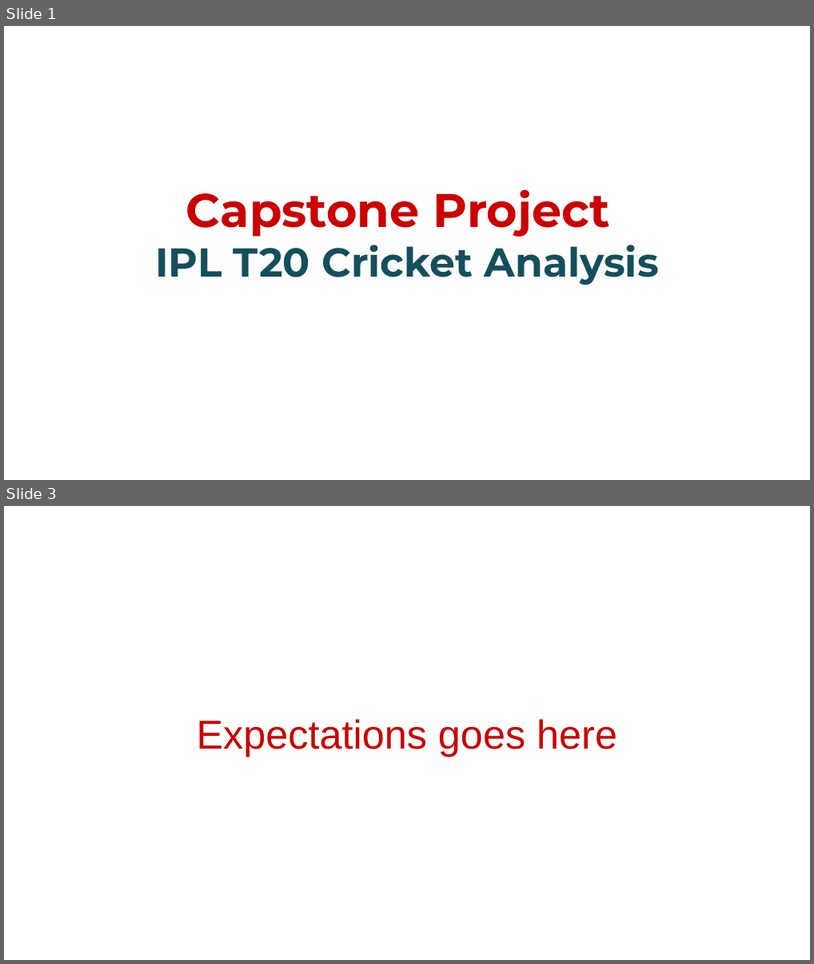
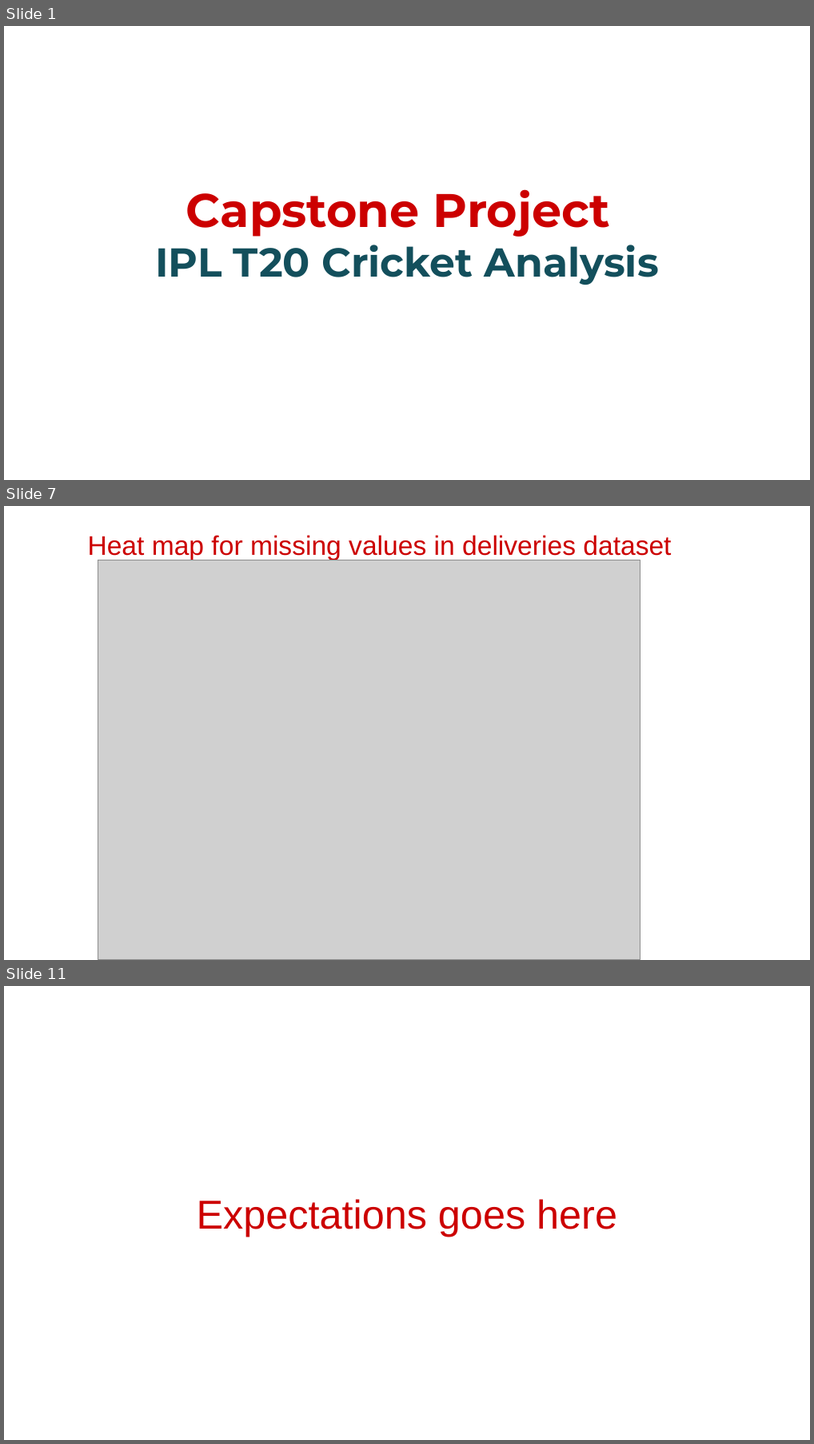
Before and after one commit to Pradip240/IPL-T20-Cricket-Analysis, a slide deck: CapstoneProjectPresentation.pptx. Shown one above the other, each under a label of ours: slides 1 and 3 before the commit, slides 1, 7 and 11 after it; the slides between them are not shown. The pictures are 814x964 and 814x1444 pixels, drawn with LibreOffice and Linux fonts; fonts in the diff are those of the drawing; grey boxes stand for pictures; background and template pictures are left out. Boxes give left, top, right and bottom in pixels: in the first picture for what was removed or moved away, otherwise in the second. Text is boxed around its words. In the diff, an @@ line names an element or a change of style, - is before the commit and + after.

```diff
--- a/CapstoneProjectPresentation.pptx
+++ b/CapstoneProjectPresentation.pptx
@@ slide 7 added at (4,506,810,960), background #FFFFFF @@
@@ title added at (88,535,671,560), 24 pt, text #CC0000 @@
+Heat map for missing values in deliveries dataset
@@ picture added at (98,560,640,959) @@
@@ what was slide 3 is now slide 11 @@
```
Also in this commit, not shown: 1 slide changed, 8 other slides added, 1 slide removed.
